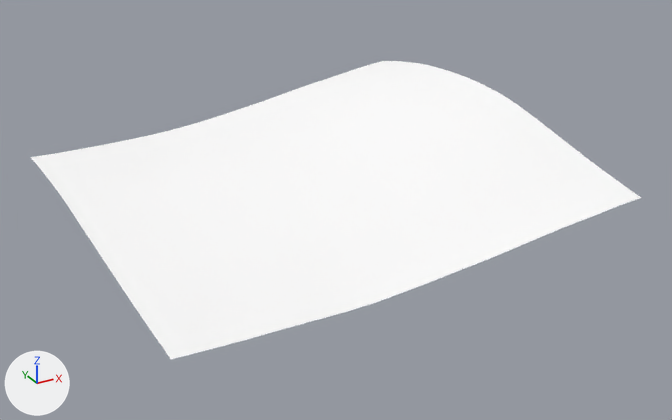
The glTF model games/yorimichi/assets/belmonte/meshes/SM_BM_BT_Terrain_0_0.glb as it was, and as the next commit left it.
Before and after are seen from a 50 mm camera at (-1121.0, -913.0, 227.0) aimed at (-888.0, -491.0, 16.0). Arrows for +X, +Y and +Z are at lower left; the lights stay in place. The first picture is the older version.

Names of what the first picture shows: 'SM_BM_BT_Terrain_0_0'.
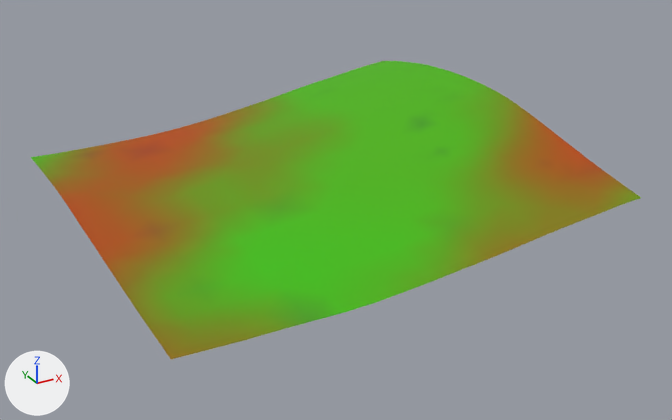
Where the change shows, as pixel boxes [x1, y1, x2, y2] in the pictures (672 x 420 px):
part 1 of me_sm_bt_terrain_0_0, recoloured (white to green)
    both: [31, 61, 508, 332]
part 2 of me_sm_bt_terrain_0_0, recoloured (white to brown)
    both: [55, 115, 619, 274]
part 3 of me_sm_bt_terrain_0_0, recoloured (darker)
    both: [37, 99, 641, 359]

Diff of the bpy script that builds the scene:
```diff
--- a/games/yorimichi/assets/belmonte/meshes/SM_BM_BT_Terrain_0_0.glb.py
+++ b/games/yorimichi/assets/belmonte/meshes/SM_BM_BT_Terrain_0_0.glb.py
@@ me_sm_bt_terrain_0_0 @@
 me_sm_bt_terrain_0_0.from_pydata(...)  # 535 vertices, 985 faces; spans x -1024.0..-768.0, y -600.0..-344.0, z 20.0..66.0
 # used by ob_sm_bm_bt_terrain_0_0; location = (0.0, 0.0, 0.0)
+# me_sm_bt_terrain_0_0 part 1: 697 faces centred in x -1019.0..-771.0, y -595.0..-347.0, z 20.0..65.0 are repainted in the vertex colours; the middle colour goes from white #ffffff to green #4cb300
+# me_sm_bt_terrain_0_0 part 2: 117 faces centred in x -1019.0..-771.0, y -579.0..-350.0, z 23.0..57.0 are repainted in the vertex colours; the middle colour goes from white #ffffff to brown #a75600
+# me_sm_bt_terrain_0_0 part 3: 171 faces centred in x -1019.0..-771.0, y -595.0..-350.0, z 20.0..62.0 are repainted in the vertex colours; the middle colour goes from white #ffffff to yellow #7e8100
 me_sm_bt_terrain_0_0.materials.append(mat_bm_000_m_terrain)
```
